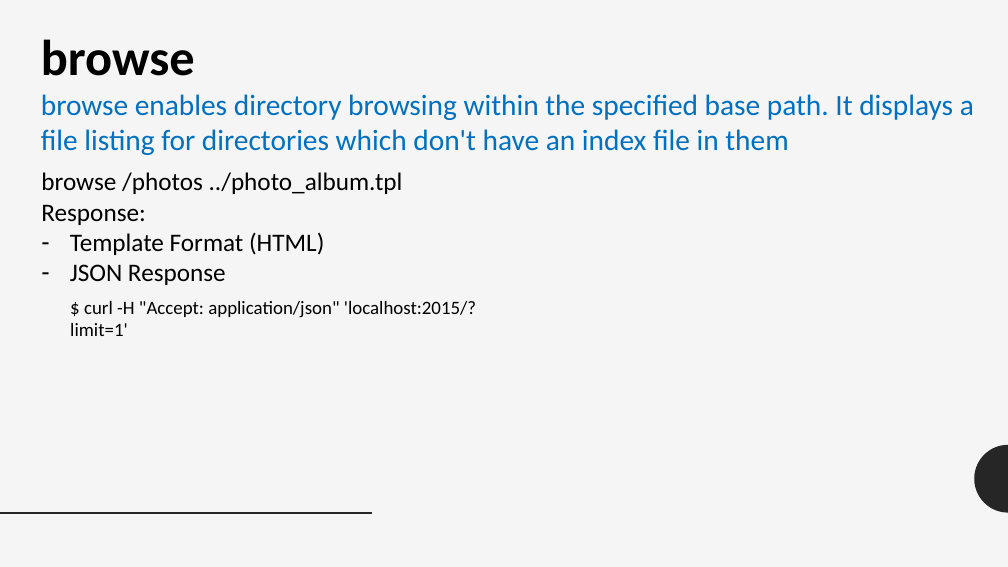
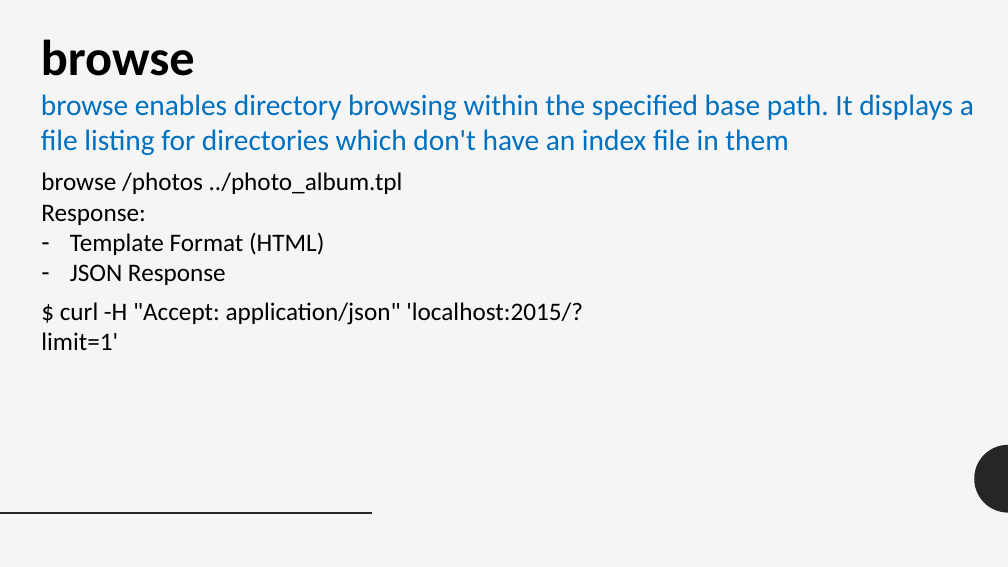
Before and after one commit to hieuha/Caddy-Configuration, a slide deck: slide 7 of 0x1115/Seminar/Jun-11-Caddy-Nginx.pptx. Drawn at 1008x567 pixels with LibreOffice and Linux fonts; fonts in the diff are those of the drawing. Boxes give left, top, right and bottom in pixels: in the first picture for what was removed or moved away, otherwise in the second. Text is boxed around its words. In the diff, an @@ line names an element or a change of style, - is before the commit and + after.

```diff
--- a/0x1115/Seminar/Jun-11-Caddy-Nginx.pptx
+++ b/0x1115/Seminar/Jun-11-Caddy-Nginx.pptx
@@ text "$ curl -H "Accept: application/json" ...": place and size @@
-text "$ curl -H "Accept: application/json" ..." at box(70, 301, 476, 336)
+text "$ curl -H "Accept: application/json" ..." at box(41, 302, 583, 350)
@@ text "$ curl -H "Accept: application/json" ..." at box(41, 302, 583, 350): size 18 to 24 pt @@
```
Also in this commit, not shown: 2 other slides changed.
